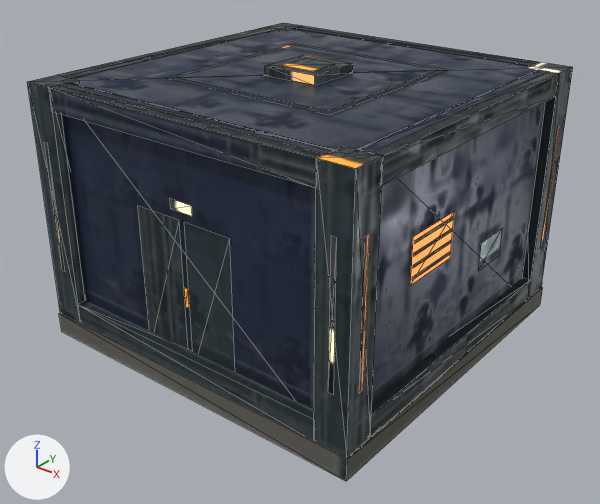
Renders of the glTF model game/world/models/hull_reinforced_closed.glb from each side of a commit.
The view is the same before and after, from a 50 mm camera at (1.306, -1.669, 1.24) aimed at (0.021, -0.063, 0.244). Lighting does not change. The marker at lower left points along +X, +Y and +Z. The older version comes first. Mesh edges are drawn as thin lines. Vertices at exactly the same position are counted once.

In view in the first picture: 'te_hull_reinforced_closed'.
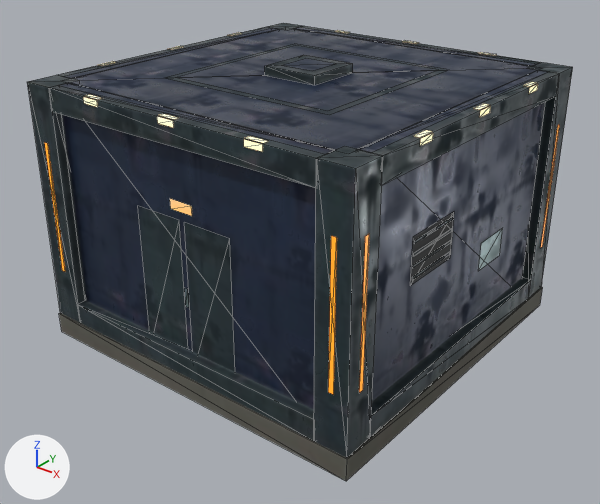
Location of each change, [x1, y1, x2, y2] in pixels of the pictures (600 x 504 px):
part 1 of me_te_hull_reinforced_closed, added
    after: [83, 30, 538, 152]
part 2 of me_te_hull_reinforced_closed, surface changed
    both: [28, 26, 573, 458]

Edits to the bpy script that builds the scene:
```text
Change me_te_hull_reinforced_closed:
    used by ob_te_hull_reinforced_closed; location = (0.0, 0.0, 0.0)
    remove me_te_hull_reinforced_closed.from_pydata(...)  # 236 vertices, 270 faces; spans x -0.5..0.5, y -0.5..0.5, z 0.0..0.745
    add me_te_hull_reinforced_closed.from_pydata(...)  # 332 vertices, 318 faces; spans x -0.5..0.5, y -0.5..0.5, z 0.0..0.745
    me_te_hull_reinforced_closed part 1
    48 vertices are added at x -0.499..0.499, y -0.499..0.499, z 0.704..0.722
    24 new vertices lie (0.05, 0.0, 0.0) away from vertices in x -0.276..0.226, y -0.499..0.499, z 0.704..0.722
    24 new vertices lie (0.0, 0.05, 0.0) away from vertices in x -0.499..0.499, y -0.276..0.226, z 0.704..0.722
    48 new faces join them
    me_te_hull_reinforced_closed part 2: 192 kept faces spanning x -0.498..0.497, y -0.498..0.498, z 0.06..0.745 get new texture (UV) coordinates
```
